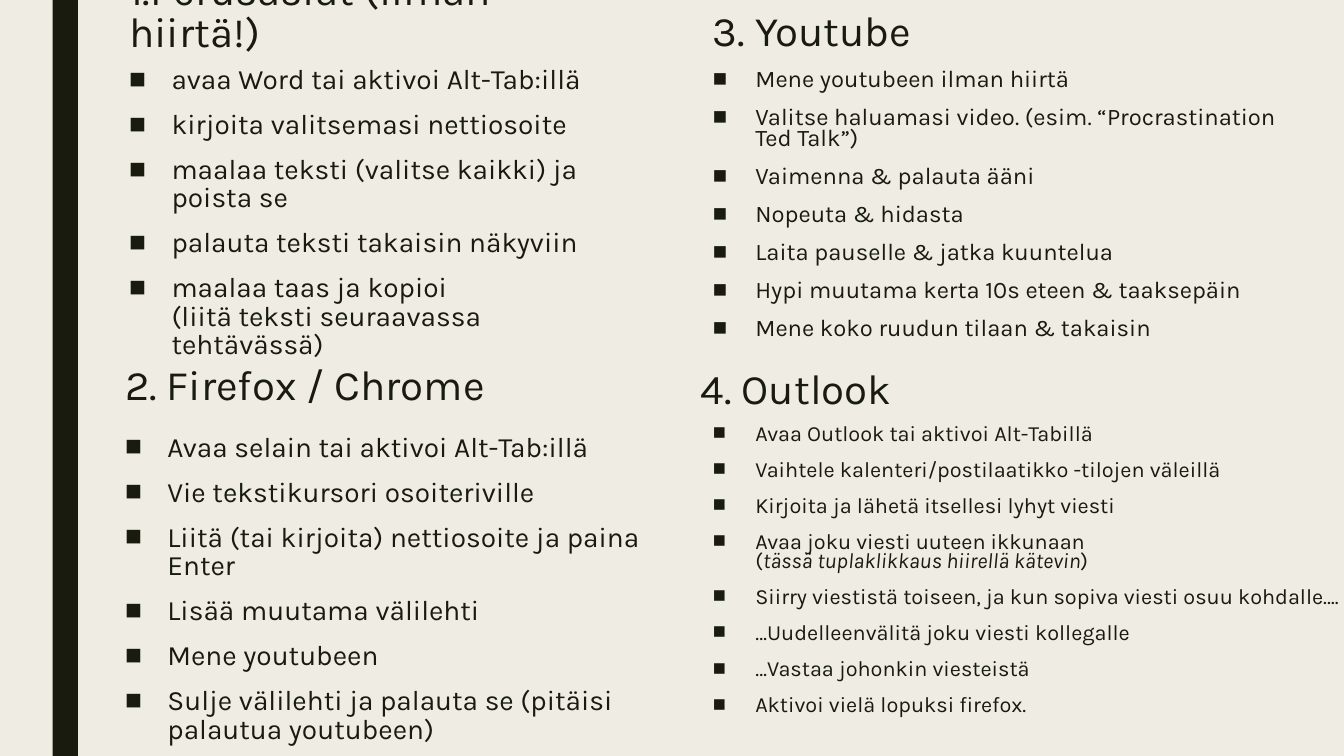
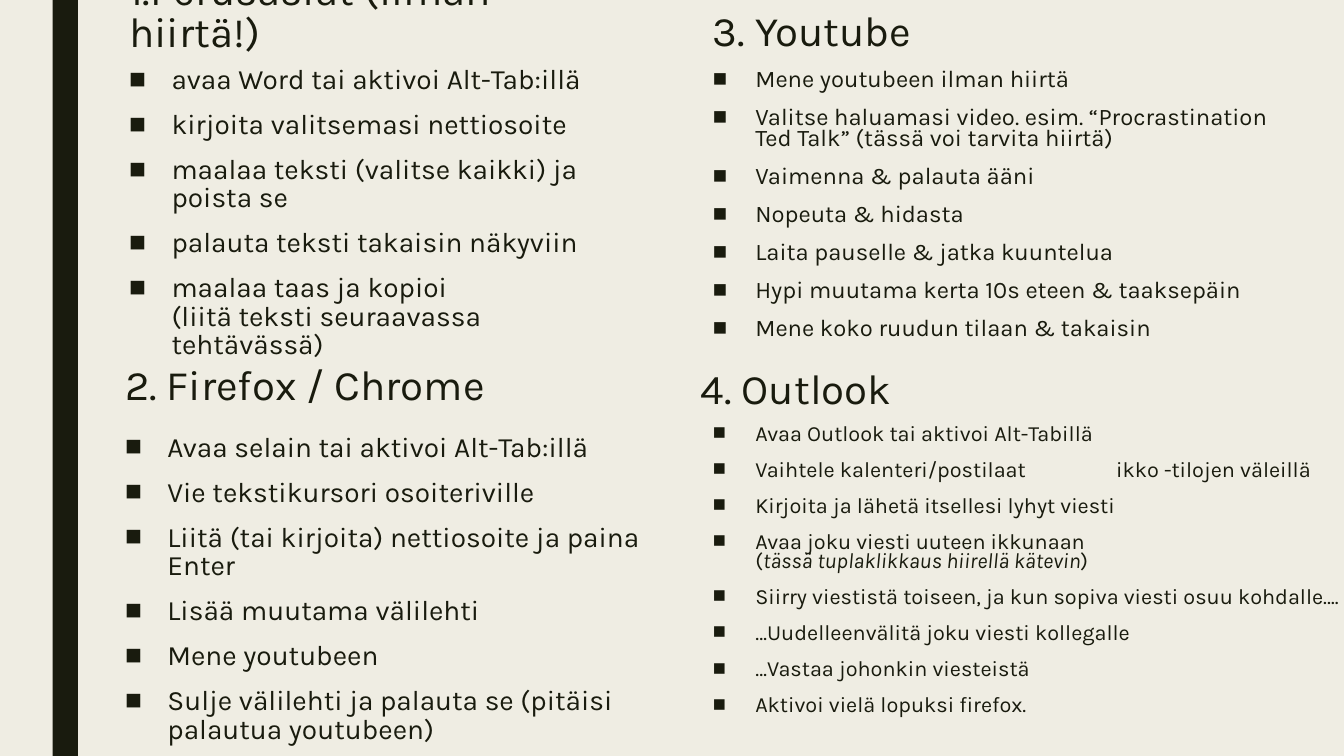
Before and after one commit to samuelsaari/workflow, a slide deck: slide 2 of Useful_material/Excercises_in_Finnish.pptx. Drawn at 1344x756 pixels with LibreOffice and Linux fonts; fonts in the diff are those of the drawing. Boxes give left, top, right and bottom in pixels: in the first picture for what was removed or moved away, otherwise in the second. Text is boxed around its words. In the diff, an @@ line names an element or a change of style, - is before the commit and + after.

```diff
--- a/Useful_material/Excercises_in_Finnish.pptx
+++ b/Useful_material/Excercises_in_Finnish.pptx
@@ text at [755,108,1267,149]: text changed @@
-■ Valitse haluamasi video. (esim. “Procrastination Ted Talk”)
+■ Valitse haluamasi video. esim. “Procrastination Ted Talk” (tässä voi tarvita hiirtä)
@@ text at [755,461,1026,482]: spaces changed @@
-■ Vaihtele kalenteri/postilaatikko -tilojen väleillä
+■ Vaihtele kalenteri/postilaat ikko -tilojen väleillä
```
Also in this commit, not shown: 5 other files.
